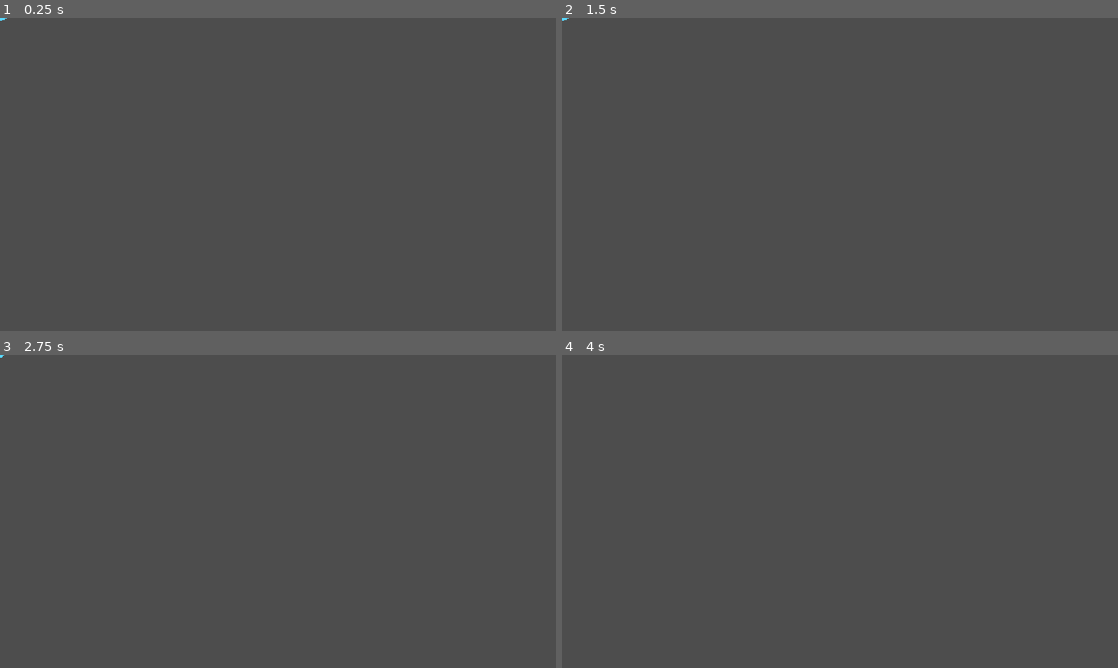
Above: before the commit, frames 1-4 (two rows, left to right).
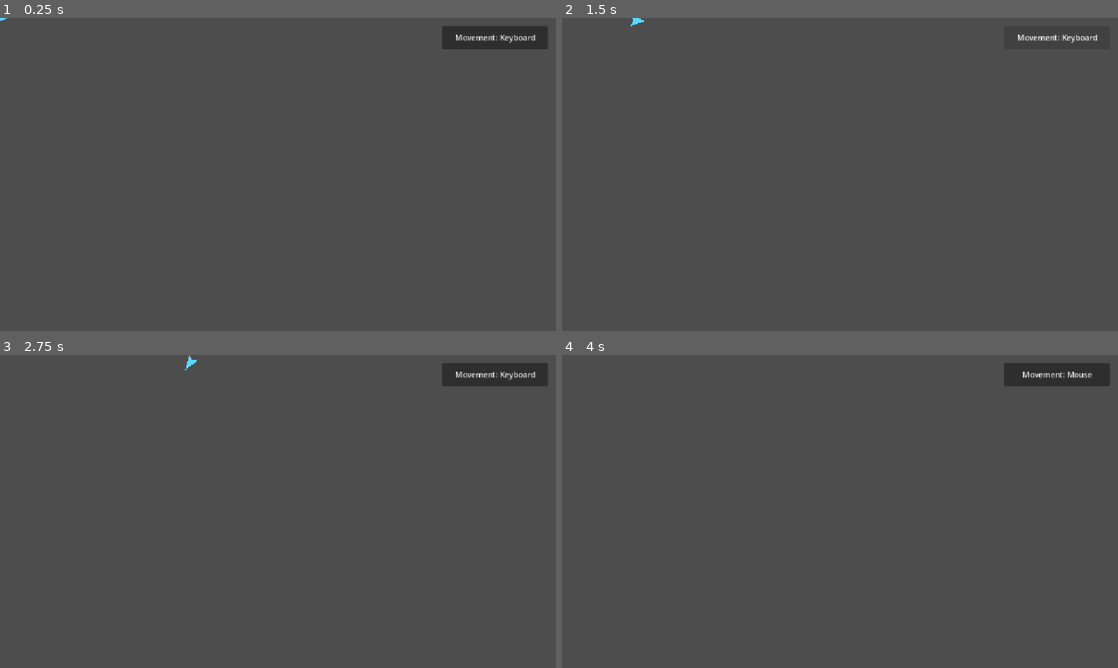
Above: after the commit, the same moments.

Repository: Bbran4/SpaceDelivery
Game: Godot game, scene res://Scenes/Player/player_ship.tscn
Same seed, same stepped clock (60 frames per second), same inputs: the game is played once before the commit and once after it. The project has no main scene, so this scene is started directly.
Inputs (mouse positions are in pixels of both pictures, inside the frame that each line leads up to):
- Up to frame 1 (0.25 s): no input
- Up to frame 2 (1.5 s): click (1056, 36) at 0.5 s, where only the run after the commit has a clickable "Movement: Keyboard"; click (1056, 36) at 1.25 s, where only the run after the commit has a clickable "Movement: Mouse"
- Up to frame 3 (2.75 s): move the mouse to (400, 495) at 2.02 s; hold D (right) from 2.03 s (still down)
- Up to frame 4 (4 s): move the mouse to (728, 527) at 2.77 s; release D (right) at 2.78 s; hold S (down) 2.78-3.53 s; tap Enter at 3.5 s; move the mouse to (895, 442) at 3.52 s; hold D (right) from 3.53 s (still down)

The runs differ from the first frame. In frame 1, 1.3% of the frame differs, in the area x 79-99%, y 2-10%; in frame 2, 0.2%; in frame 3, 1.3%, in the area x 0-99%, y 0-10%; in frame 4, 1.3%.

Commit message:
Add movement mode HUD and correct scene script paths

Diff:
--- a/Scenes/Player/player_ship.tscn
+++ b/Scenes/Player/player_ship.tscn
@@ -1,20 +1,23 @@
-[gd_scene format=3 uid="uid://dg3ycwbm8bu27"]
+[gd_scene load_steps=5 format=3]
 
-[ext_resource type="Script" uid="uid://bjnkwjf5oqwjb" path="res://scripts/ship.gd" id="1_ship"]
-[ext_resource type="Script" uid="uid://dy2drfp7j0ad6" path="res://scripts/player_controller.gd" id="2_controller"]
+[ext_resource type="Script" path="res://Scripts/ship.gd" id="1_ship"]
+[ext_resource type="Script" path="res://Scripts/player_controller.gd" id="2_controller"]
+[ext_resource type="PackedScene" path="res://Scenes/UI/movement_mode_hud.tscn" id="3_movement_hud"]
 
 [sub_resource type="CircleShape2D" id="CircleShape2D_collision"]
 radius = 14.0
 
-[node name="PlayerShip" type="CharacterBody2D" unique_id=916538766]
+[node name="PlayerShip" type="CharacterBody2D"]
 script = ExtResource("1_ship")
 
-[node name="ShipVisual" type="Polygon2D" parent="." unique_id=902474622]
+[node name="ShipVisual" type="Polygon2D" parent="."]
+polygon = PackedVector2Array(18, 0, -12, -11, -7, 0, -12, 11)
 color = Color(0.35, 0.85, 1, 1)
-polygon = PackedVector2Array(18, 0, -12, -11, -7, 0, -12, 11)
 
-[node name="CollisionShape2D" type="CollisionShape2D" parent="." unique_id=1885369647]
+[node name="CollisionShape2D" type="CollisionShape2D" parent="."]
 shape = SubResource("CircleShape2D_collision")
 
-[node name="PlayerController" type="Node" parent="." unique_id=1341499898]
+[node name="PlayerController" type="Node" parent="."]
 script = ExtResource("2_controller")
+
+[node name="MovementModeHUD" parent="." instance=ExtResource("3_movement_hud")]
